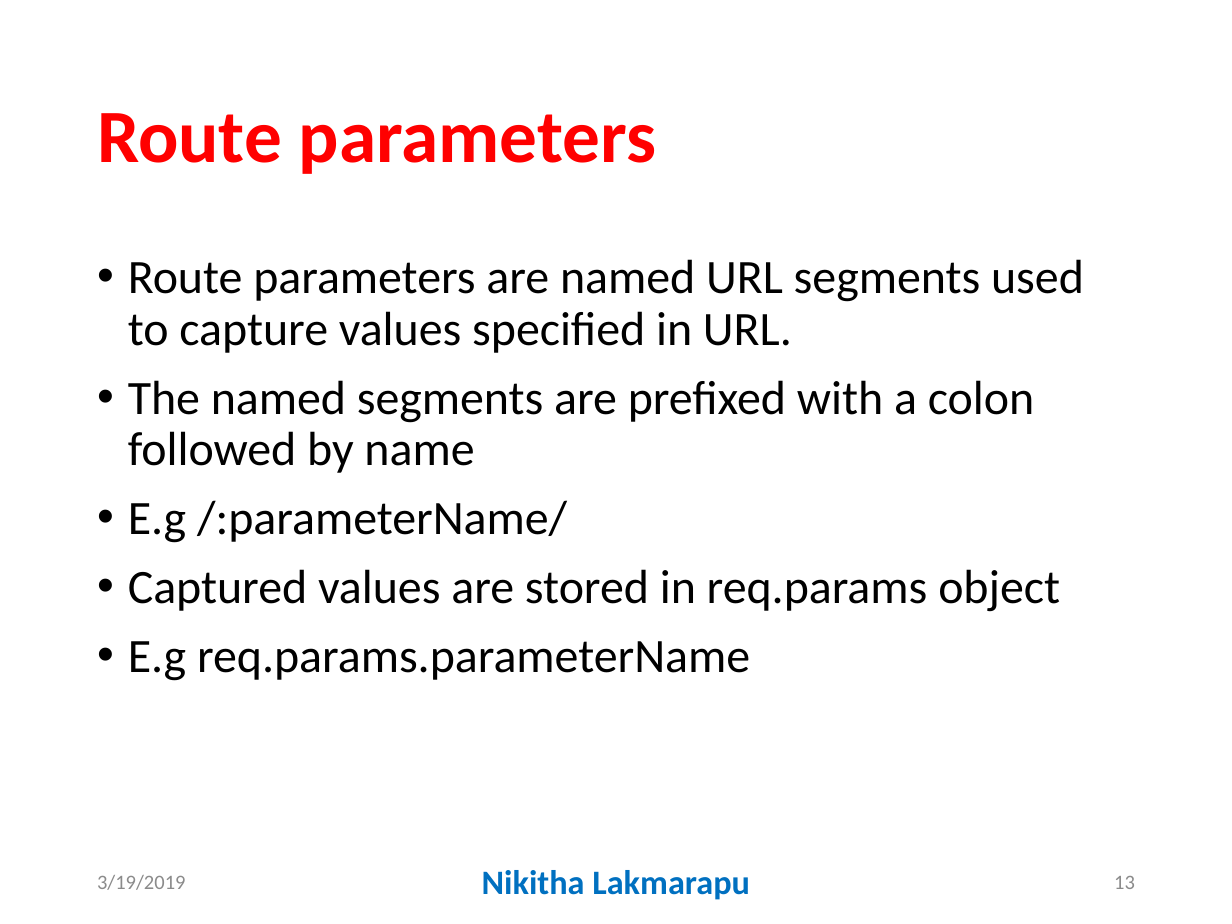
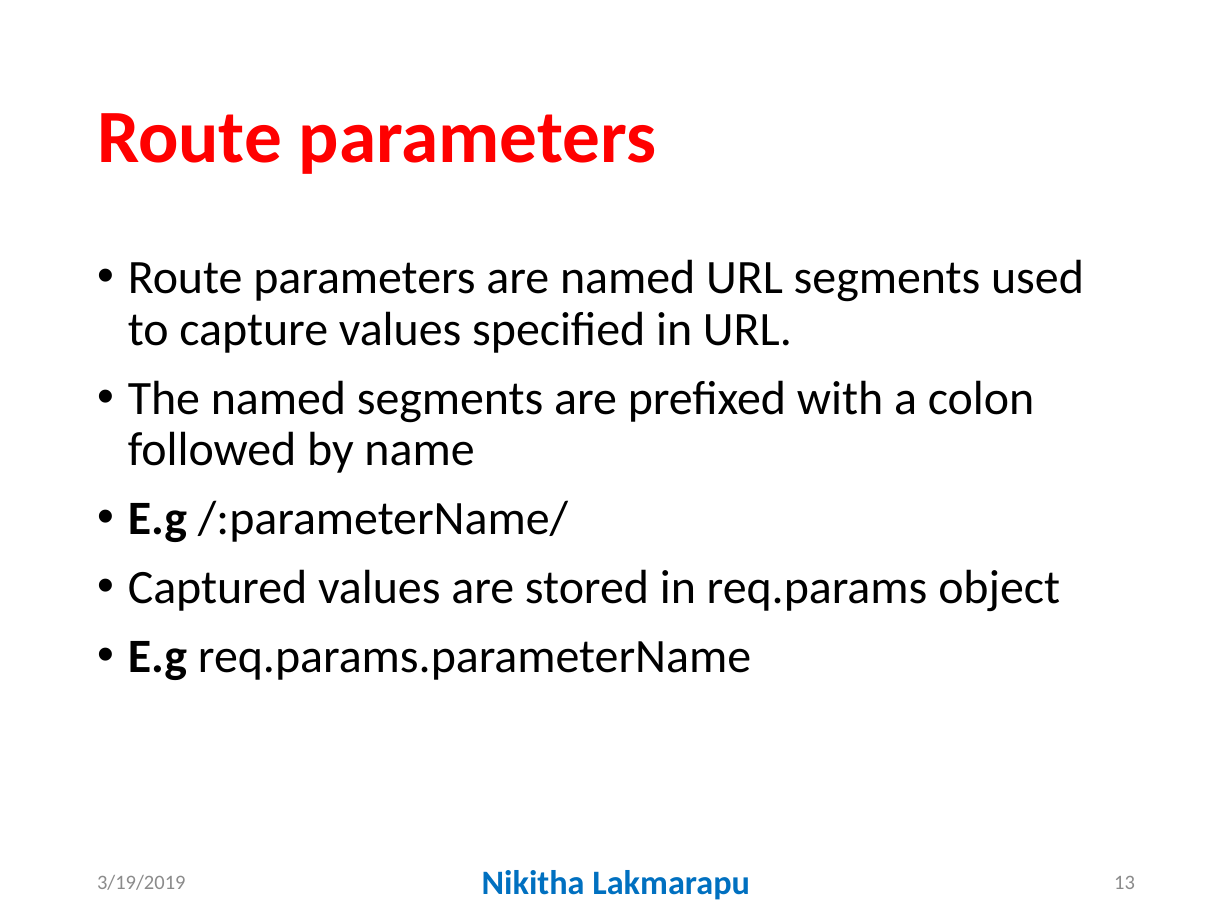
Before and after one commit to GallaPriyanka/routingExpressApp, a slide deck: slide 13 of docs/ws5.pptx. Drawn at 1232x924 pixels with LibreOffice and Linux fonts; fonts in the diff are those of the drawing. Boxes give left, top, right and bottom in pixels: in the first picture for what was removed or moved away, otherwise in the second. Text is boxed around its words. In the diff, an @@ line names an element or a change of style, - is before the commit and + after.

```diff
--- a/docs/ws5.pptx
+++ b/docs/ws5.pptx
@@ text at (128,500,751,680): bold on in "E.g", "E.g" @@
```
Also in this commit, not shown: 2 other slides changed.
